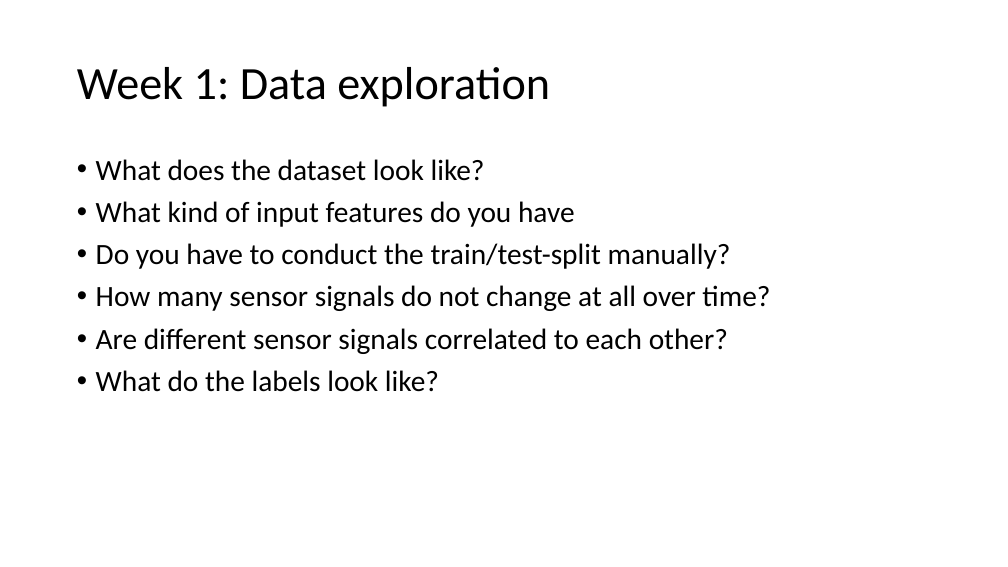
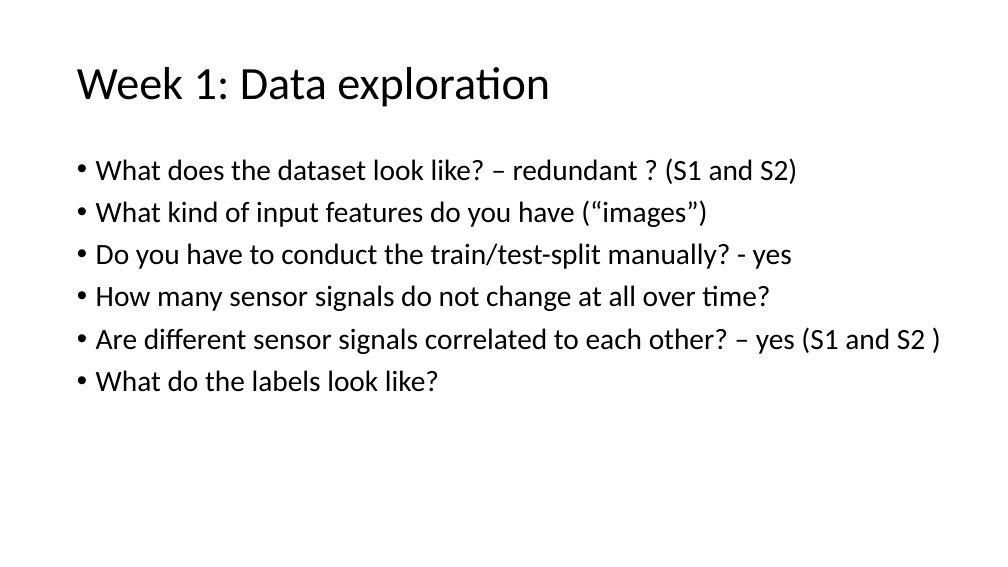
Before and after one commit to JanNalivaika/Predictive-Quality-Battery-TUM, a slide deck: slide 9 of Report/Questions 1.pptx. Drawn at 1008x567 pixels with LibreOffice and Linux fonts; fonts in the diff are those of the drawing. Boxes give left, top, right and bottom in pixels: in the first picture for what was removed or moved away, otherwise in the second. Text is boxed around its words. In the diff, an @@ line names an element or a change of style, - is before the commit and + after.

```diff
--- a/Report/Questions 1.pptx
+++ b/Report/Questions 1.pptx
@@ text at (96, 158, 797, 269): text changed @@
-• What does the dataset look like?
-• What kind of input features do you have
-• Do you have to conduct the train/test-split manually?
+• What does the dataset look like? – redundant ? (S1 and S2)
+• What kind of input features do you have (“images”)
+• Do you have to conduct the train/test-split manually? - yes
@@ text at (96, 327, 925, 354): text changed @@
-• Are different sensor signals correlated to each other?
+• Are different sensor signals correlated to each other? – yes (S1 and S2 )
```
Also in this commit, not shown: 1 other slide changed, 1 slide added, 6 other files.
